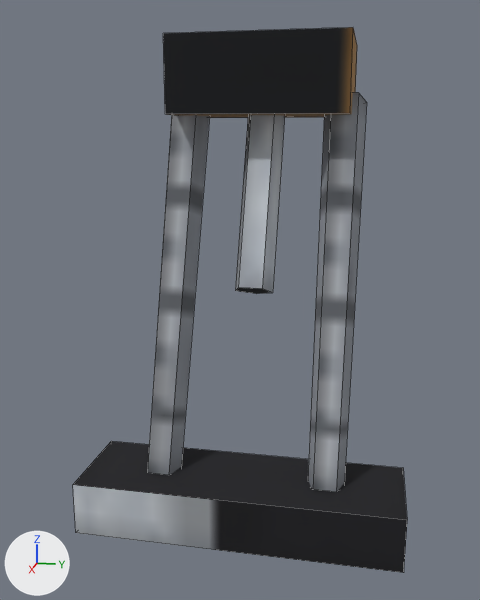
An edit to the OBJ model tenebris-rs/assets/models/ship_landing_skid.obj, drawn before and after from the same camera.
Camera for both pictures: a 50 mm lens placed at (1.913, 0.309, -0.217), pointed at (0.172, -0.039, -0.652). The lights are fixed; the arrows at lower left show +X, +Y and +Z. The older version comes first. Mesh edges are drawn as thin lines. Where no turn or scale is listed for an object, it has been applied to the vertices.

Names of what the first picture shows: 'boss', 'damper', 'legs', 'skid'.
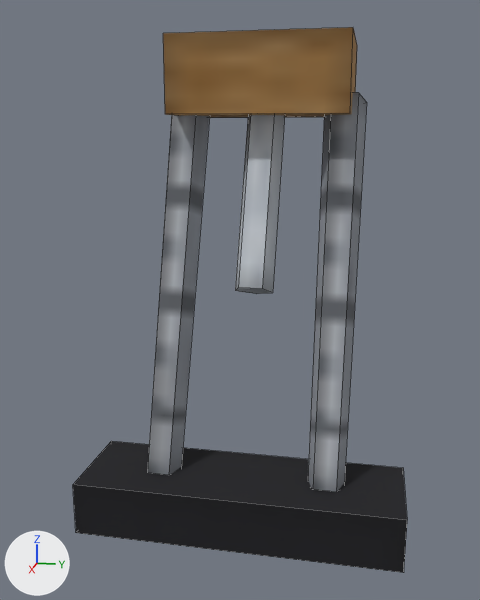
Edits to the bpy script that builds the scene:
```text
Change me_boss:
    where me_boss.from_pydata(...)  # 8 vertices, 6 faces; spans x -0.17..0.17, y -0.24..0.24, z -0.16..0.04
    used by ob_boss; location = (0.0, 0.0, 0.0)
    me_boss part 1
    6 faces are deleted
    6 new faces join them
    me_boss part 2: 4 kept faces spanning x -0.17..0.17, y -0.24..0.24, z -0.16..0.04 get new texture (UV) coordinates
Change me_skid:
    where me_skid.from_pydata(...)  # 8 vertices, 6 faces; spans x 0.21..0.47, y -0.42..0.42, z -1.23..-1.09
    used by ob_skid; location = (0.0, 0.0, 0.0)
    me_skid part 3: 5 kept faces spanning x 0.21..0.47, y -0.42..0.42, z -1.23..-1.09 get new texture (UV) coordinates
```

Location of each change, (x1, y1, x2, y2) in pixels of the pictures (480 x 600 px; the box of a moved part takes in the faces that stretch with it):
part 1 of me_boss, moved or reshaped: (350, 28, 357, 114) in both
part 2 of me_boss, surface changed (black to brown): (163, 27, 353, 118) in both
part 3 of me_skid, surface changed (grey to black): (73, 481, 221, 550) in both
